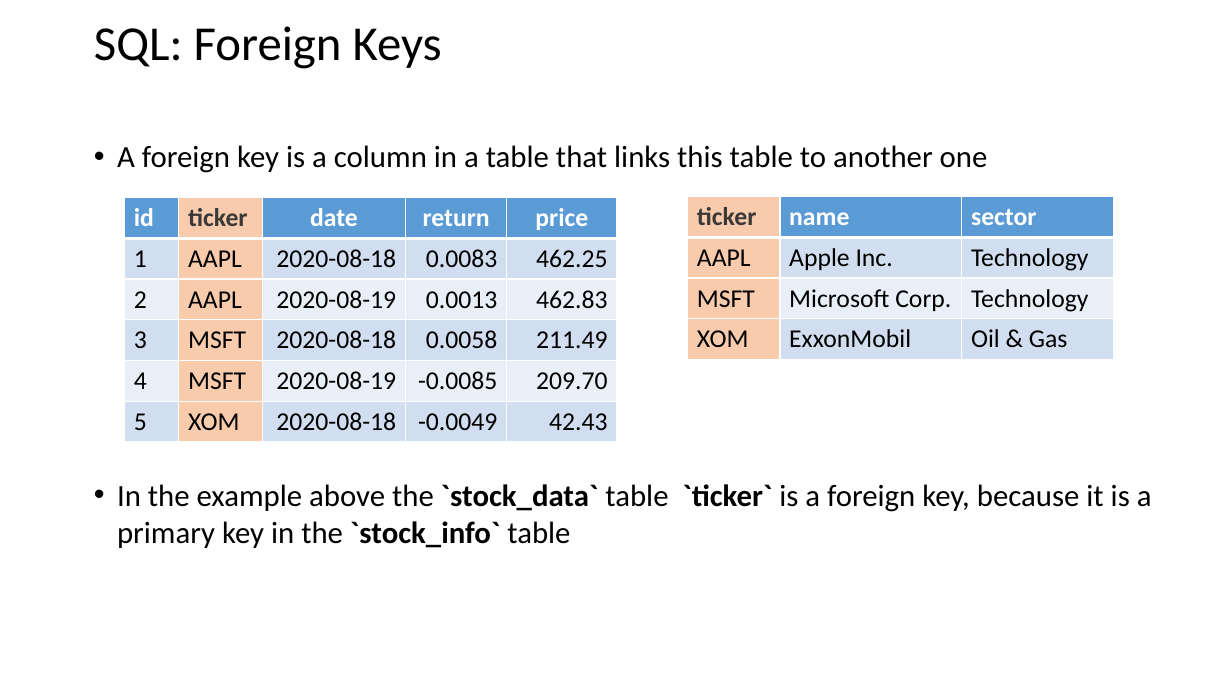
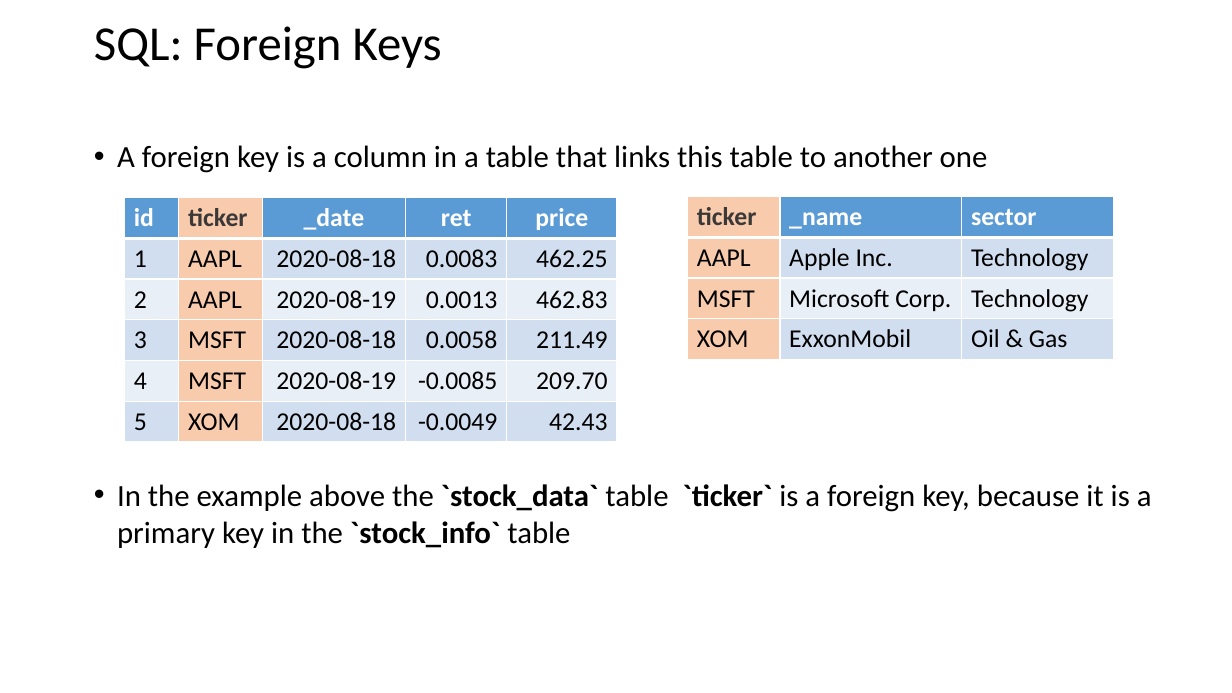
Before and after one commit to ipozdeev/it-skills-for-research, a slide deck: slide 8 of databases/databases_slides.pptx. Drawn at 1232x693 pixels with LibreOffice and Linux fonts; fonts in the diff are those of the drawing. Boxes give left, top, right and bottom in pixels: in the first picture for what was removed or moved away, otherwise in the second. Text is boxed around its words. In the diff, an @@ line names an element or a change of style, - is before the commit and + after.

```diff
--- a/databases/databases_slides.pptx
+++ b/databases/databases_slides.pptx
@@ table at [125,198,617,438] @@
-row 1, column 3: date
+row 1, column 3: _date
-row 1, column 4: return
+row 1, column 4: ret
@@ table at [688,197,1114,357] @@
-row 1, column 2: name
+row 1, column 2: _name
```
Also in this commit, not shown: 3 other slides changed, 4 other files.
